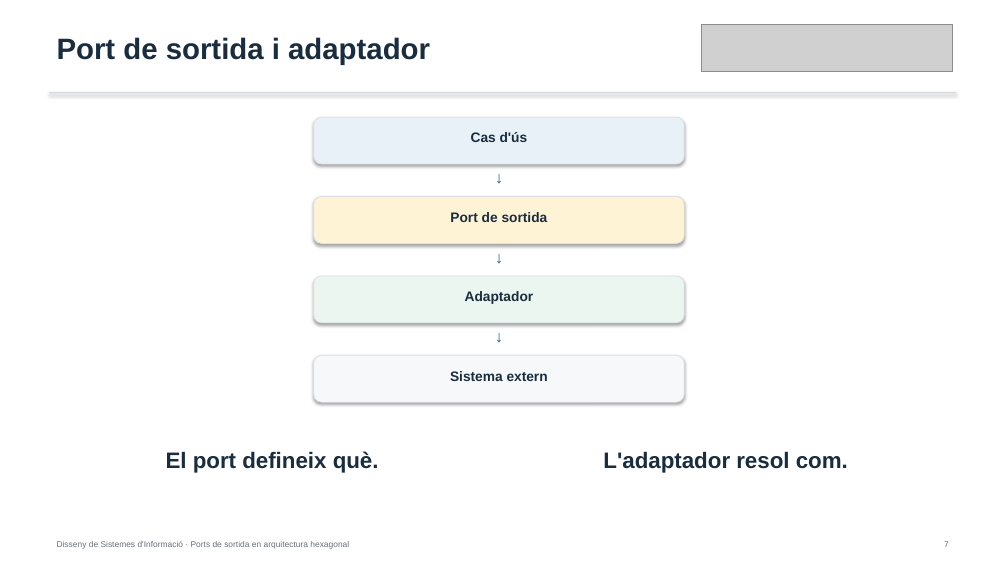
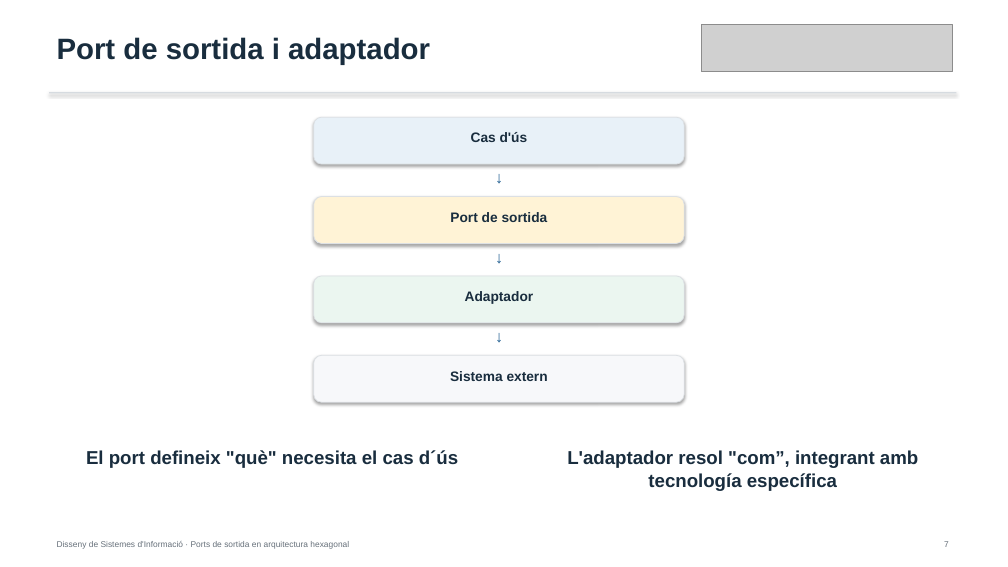
Before and after one commit to alfredorueda/HexaStock, a slide deck: slide 8 of doc/presentations/defensa-placa-permanent-dsi-ports-sortida-hexagonal/output/IMPORTANTE_MANUAL_defensa-dsi-ports-sortida-hexagonal.pptx. Drawn at 1008x567 pixels with LibreOffice and Linux fonts; fonts in the diff are those of the drawing; grey boxes stand for pictures. Boxes give left, top, right and bottom in pixels: in the first picture for what was removed or moved away, otherwise in the second. Text is boxed around its words. In the diff, an @@ line names an element or a change of style, - is before the commit and + after.

```diff
--- a/doc/presentations/defensa-placa-permanent-dsi-ports-sortida-hexagonal/output/IMPORTANTE_MANUAL_defensa-dsi-ports-sortida-hexagonal.pptx
+++ b/doc/presentations/defensa-placa-permanent-dsi-ports-sortida-hexagonal/output/IMPORTANTE_MANUAL_defensa-dsi-ports-sortida-hexagonal.pptx
@@ text at box(86, 450, 458, 468): text changed; size 21.3 to 17.8 pt @@
-El port defineix què.
+El port defineix "què" necesita el cas d´ús
@@ text at box(567, 450, 918, 491): text changed; size 21.3 to 17.8 pt @@
-L'adaptador resol com.
+L'adaptador resol "com”, integrant amb tecnología específica
```
Also in this commit, not shown: 10 other slides changed, 1 slide removed, 12 other files.
